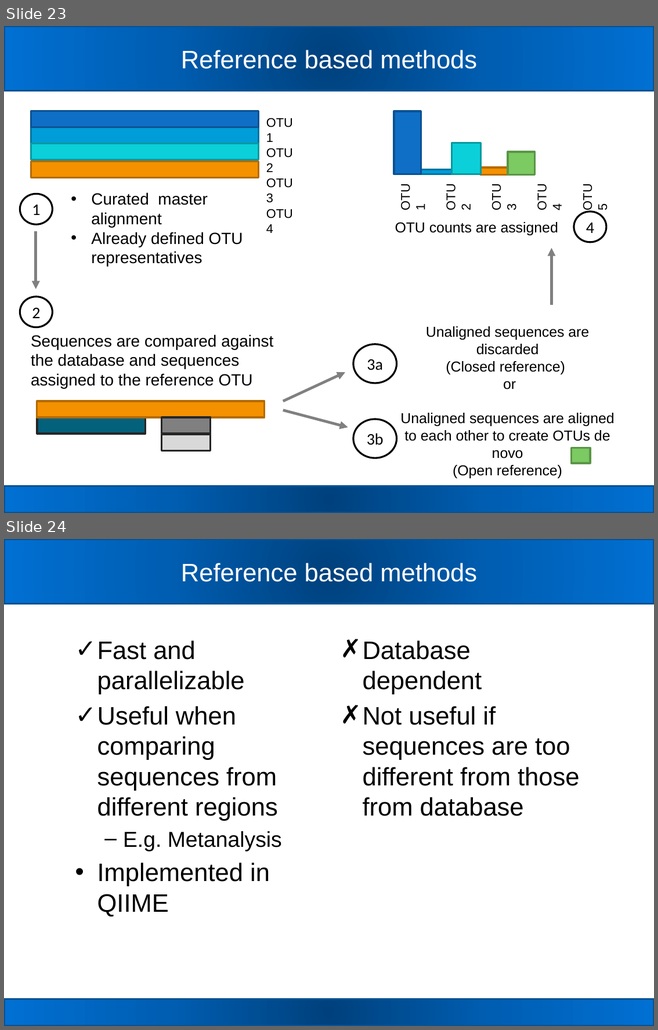
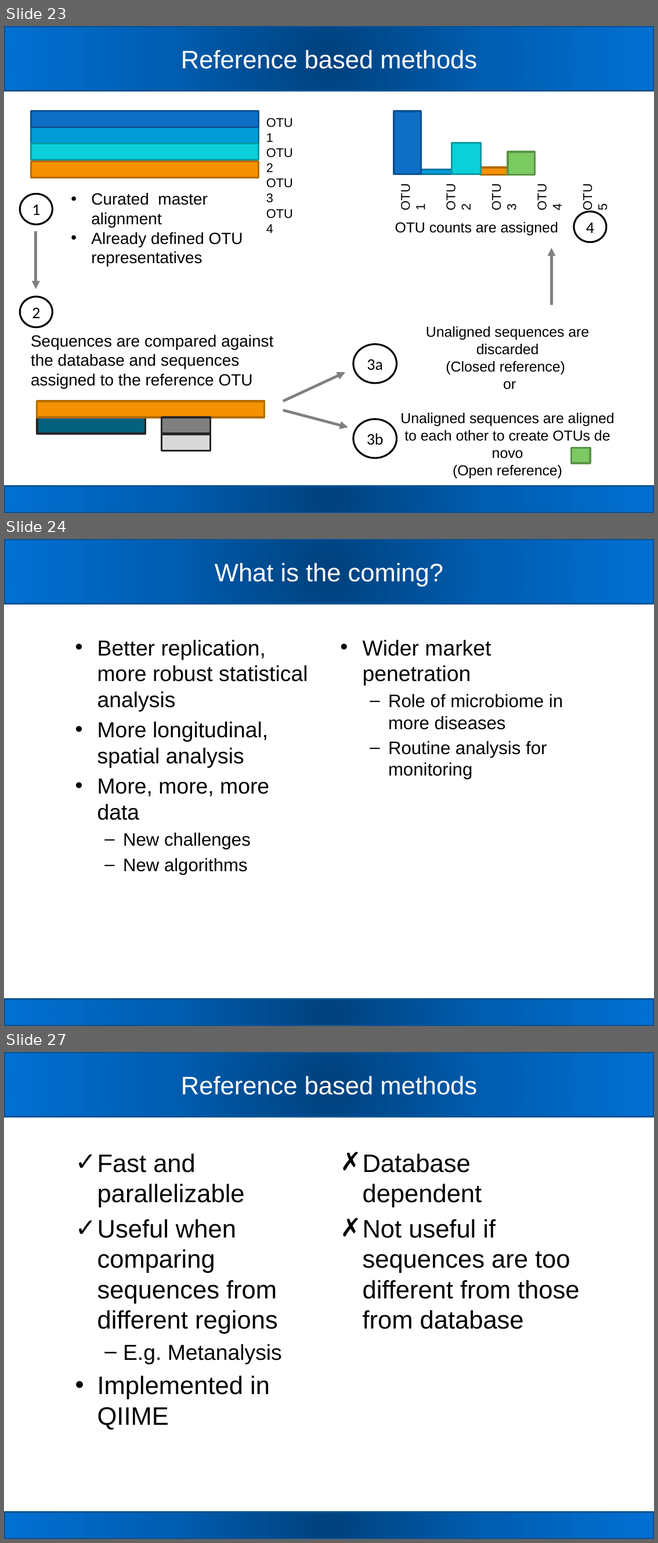
Before and after one commit to carden24/MIC506-Workshop, a slide deck: W2_16S_analysis.pptx. Shown one above the other, each under a label of ours: slides 23 and 24 before the commit, slides 23, 24 and 27 after it; the slides between them are not shown. The pictures are 658x1030 and 658x1543 pixels, drawn with LibreOffice and Linux fonts; fonts in the diff are those of the drawing. Boxes give left, top, right and bottom in pixels: in the first picture for what was removed or moved away, otherwise in the second. Text is boxed around its words. In the diff, an @@ line names an element or a change of style, - is before the commit and + after.

Commit message:
Updates to ppt2

```diff
--- a/W2_16S_analysis.pptx
+++ b/W2_16S_analysis.pptx
@@ slide 24 added at [4,539,654,1026], background #FFFFFF; not listed: 2 template elements that a slide beside it also shows @@
@@ title added at [215,563,444,587], 28 pt, text #FFFFFF @@
+What is the coming?
@@ text added at [97,640,307,875], 24 pt, text #000000 @@
+• Better replication, more robust statistical analysis
+• More longitudinal, spatial analysis
+• More, more, more data
+  – New challenges
+  – New algorithms
@@ text added at [362,640,563,780], 20 pt, text #000000 @@
+• Wider market penetration
+  – Role of microbiome in more diseases
+  – Routine analysis for monitoring
@@ what was slide 24 is now slide 27 @@
```
Also in this commit, not shown: 2 other slides added.
